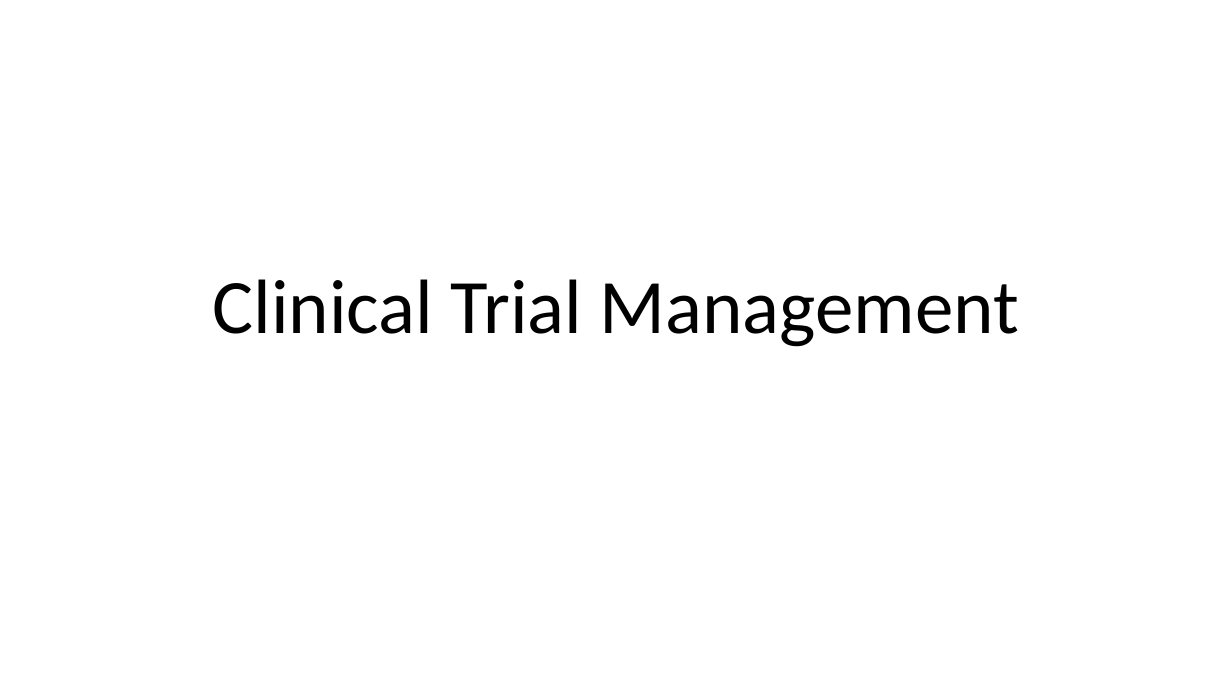
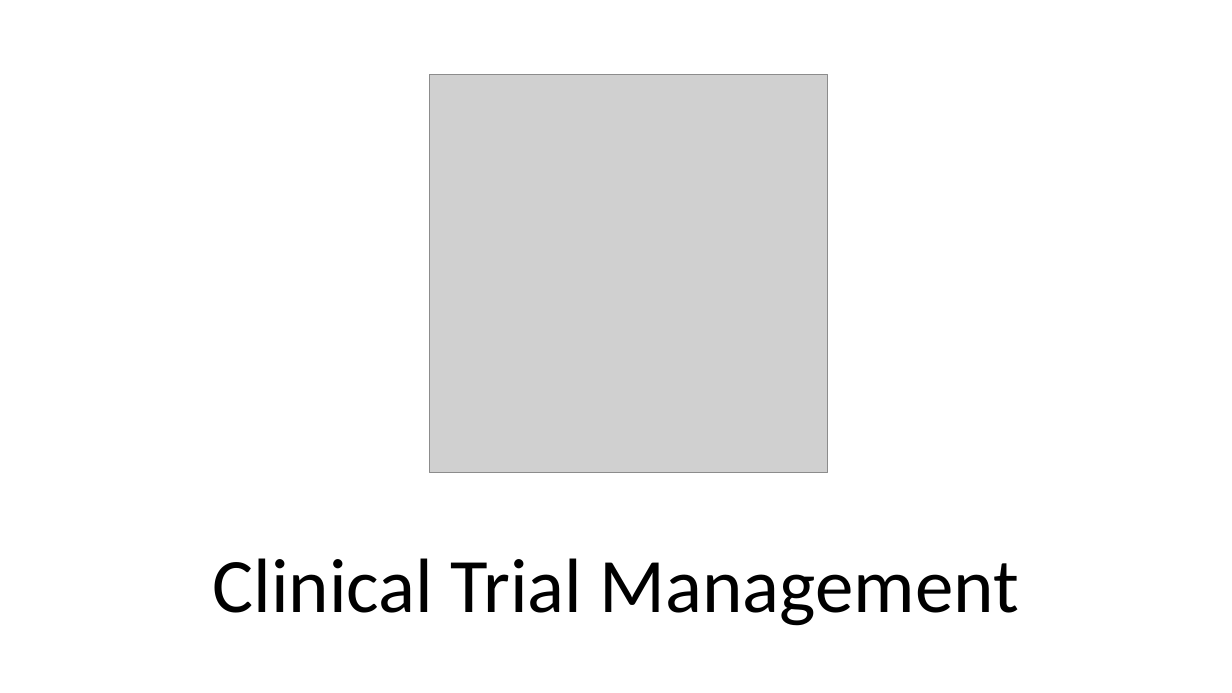
Before and after one commit to Pat-V/CTM2, a slide deck: slide 1 of CTM.pptx. Drawn at 1232x693 pixels with LibreOffice and Linux fonts; fonts in the diff are those of the drawing; grey boxes stand for pictures. Boxes give left, top, right and bottom in pixels: in the first picture for what was removed or moved away, otherwise in the second. Text is boxed around its words. In the diff, an @@ line names an element or a change of style, - is before the commit and + after.

```diff
--- a/CTM.pptx
+++ b/CTM.pptx
@@ picture added at (430, 74, 828, 472) @@
@@ title "Clinical Trial Management": place and size @@
-title "Clinical Trial Management" at (212, 279, 1019, 347)
+title "Clinical Trial Management" at (212, 558, 1019, 626)
```
Also in this commit, not shown: 6 slides added, 1 slide removed, 15 other files.
